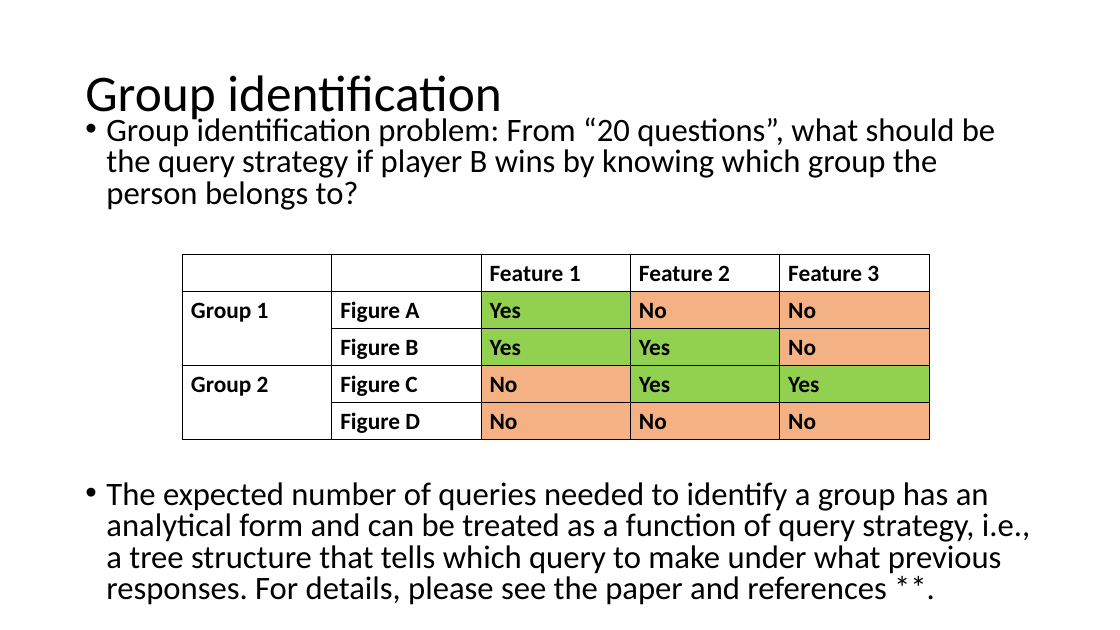
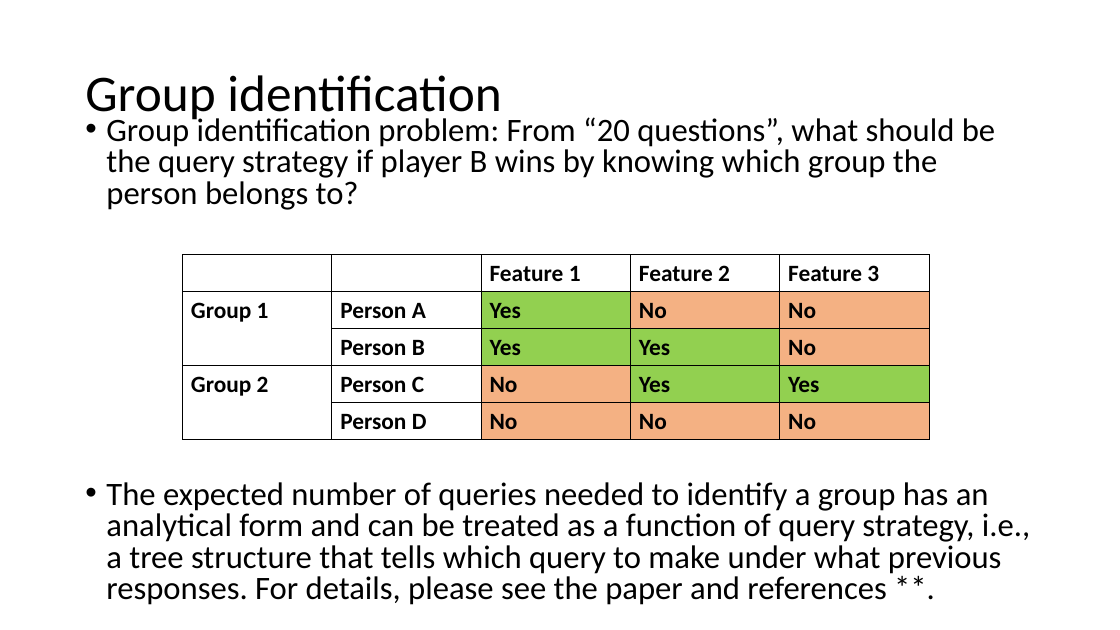
Before and after one commit to antantantant/maxCars, a slide deck: slide 8 of war/images/idetc2013a/idetc2013a.pptx. Drawn at 1120x630 pixels with LibreOffice and Linux fonts; fonts in the diff are those of the drawing. Boxes give left, top, right and bottom in pixels: in the first picture for what was removed or moved away, otherwise in the second. Text is boxed around its words. In the diff, an @@ line names an element or a change of style, - is before the commit and + after.

```diff
--- a/war/images/idetc2013a/idetc2013a.pptx
+++ b/war/images/idetc2013a/idetc2013a.pptx
@@ table at [182,255,930,437] @@
-row 2, column 2: Figure A
+row 2, column 2: Person A
-row 3, column 2: Figure B
+row 3, column 2: Person B
-row 4, column 2: Figure C
+row 4, column 2: Person C
-row 5, column 2: Figure D
+row 5, column 2: Person D
```
Also in this commit, not shown: 1 other slide changed, 4 other files.
